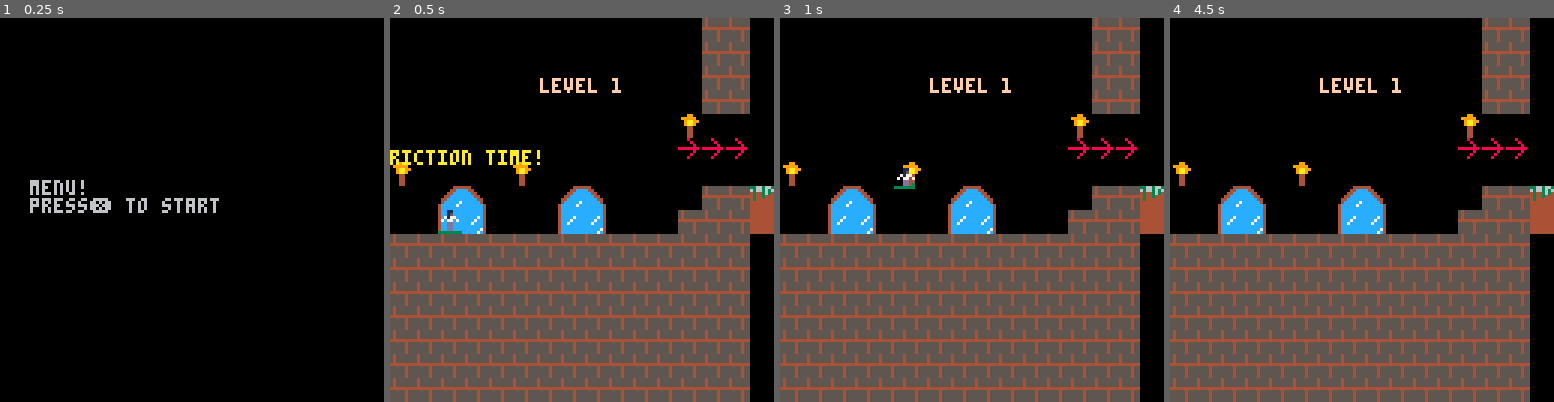
Above: before the commit, frames 1-4 (left to right).
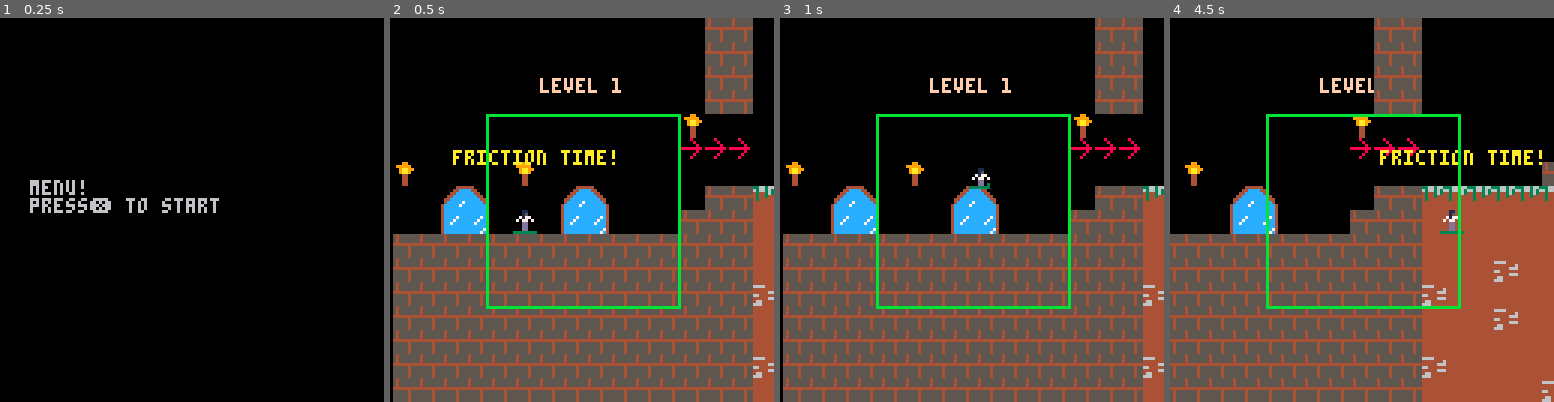
Above: after the commit, the same moments.

Repository: FrederikHR/GDB
Game: PICO-8 cartridge lift.p8
Same seed, same stepped clock (60 frames per second), same inputs: the game is played once before the commit and once after it.
Inputs:
- Up to frame 1 (0.25 s): no input
- Up to frame 2 (0.5 s): tap X (X key) at 0.33 s
- Up to frame 3 (1 s): tap O (Z key) at 0.7 s
- Up to frame 4 (4.5 s): tap X (X key) at 1.07, 1.85, 2.97, 4.08 s; hold Right 1.6-2.1 s; tap O (Z key) every 0.4 s from 1.7 to 4.1 s; hold Up 2.15-2.42 s; hold Right 2.47-3.03 s; hold Left 3.08-3.58 s; hold Down 3.63-3.97 s; hold Right from 4.02 s (still down)

Frame 1 is identical in both runs. In frame 2, 18% of the frame differs, in the area x 0-100%, y 0-100%; in frame 3, 17%; in frame 4, 35%.

Commit message:
scrolling attempt #1

Diff:
--- a/lift.p8
+++ b/lift.p8
@@ -55,6 +55,17 @@
 	_draw=game_draw
 	scene="game"
 	play_music(0)
+
+	-- camera offsets
+	cx, cy = 0, 0
+
+	mx, my = 0, 0
+
+	box = {}
+	box.x = 32
+	box.y = 32
+	box.w = box.y*3
+	box.h = box.x*3
 end
 
 function game_update()
@@ -65,9 +76,17 @@
 
 function game_draw()
 	cls()
-	map(0, 0, 0, 0)
-	print("level 1",50,20, 15) --game draw code
+
+	print("level 1",50,20, 15)
+	print("level 2",150,20, 15)
+
+	camera(cx,cy)
+	map(0, 0)
+	camera(0,0)
 	draw_player()
+	--camera(cx, cy)
+	rect(box.x, box.y,
+						box.w, box.h, 11)
 end
 
 --player functions
@@ -111,6 +130,11 @@
 
 function move_player()
 
+
+	-- camera
+	--change_room_camera(p.x, p.y)
+	scroll_camera(p.x, p.y)
+
 	--add gravity
 	p.dy+=gravity
 	p.dx*=friction
@@ -355,6 +379,52 @@
 
 function play_sound(sound)
 	sfx(sound)
+end
+-->8
+--camera
+function change_room_camera(px, py)
+
+	if px > 127 then cx = 128
+	else cx = 0
+	end
+
+end
+
+function scroll_camera(px, py)
+
+	--basic scrolling
+	--cx = px - 64
+	--cy = py - 64
+
+	--[[slighty less basic
+	scrolling
+	--]]
+	--[[
+	if px > 60 and px < 248-60 then
+		cx = px-64 end
+
+	if py < 60 then cy = py-64  end
+	--]]
+	if p.x < box.x then
+		p.x = box.x +3
+		cx -=1
+
+	elseif p.x > box.w-8 then
+		p.x = box.w-10
+
+		cx += 1
+
+	end
+
+	if p.y < box.y then
+		p.y = box.y
+	end
+
+	if p.y > box.h then
+		p.y = box.h
+	end
+
+
 end
 __gfx__
 00000000000110000001100000011000000110000001100000011000000000000000000000000000000000000000000000000000000000000000000000000000
@@ -406,26 +476,26 @@
 000000000000000000000000000000004ccccccccccccc7400000000000000000000000000000000000000000000000000000000000000000000000000000000
 000000000000000000000000000000004cccccccccccc7c400000000000000000000000000000000000000000000000000000000000000000000000000000000
 __gff__
-0000000000000000000000000000000000000000000000000000000000000000000000000000000000000000000000000000000000000000000000000000000003000000000000030000000000000000000000000000000000000000000000000000000000000000000000000000000000000000000000000000000000000000
+0000000000000000000000000000000000000000000000000000000000000000000000000000000000000000000000000000000000000000000000000000000003000000000003030303000000000000000000000000000000000000000000000000000000000000000000000000000000000000000000000000000000000000
 0000000000000000000000000000000000000000000000000000000000000000000000000000000000000000000000000000000000000000000000000000000000000000000000000000000000000000000000000000000000000000000000000000000000000000000000000000000000000000000000000000000000000000
 __map__
-5050505050505050505050505040400000000000000000000000000000000000000000000000000000000000000000000000000000000000000000000000000000000000000000000000000000000000000000000000000000000000000000000000000000000000000000000000000000000000000000000000000000000000
-5050505050505050505050505040400000000000000000000000000000000000000000000000000000000000000000000000000000000000000000000000000000000000000000000000000000000000000000000000000000000000000000000000000000000000000000000000000000000000000000000000000000000000
-5050505050505050505050505040400000000000000000000000000000000000000000000000000000000000000000000000000000000000000000000000000000000000000000000000000000000000000000000000000000000000000000000000000000000000000000000000000000000000000000000000000000000000
-5050505050505050505050505040400000000000000000000000000000000000000000000000000000000000000000000000000000000000000000000000000000000000000000000000000000000000000000000000000000000000000000000000000000000000000000000000000000000000000000000000000000000000
-5050505050505050505050504150500000000000000000000000000000000000000000000000000000000000000000000000000000000000000000000000000000000000000000000000000000000000000000000000000000000000000000000000000000000000000000000000000000000000000000000000000000000000
-5052505050505050505050504242425000000000000000000000000000000000000000000000000000000000000000000000000000000000000000000000000000000000000000000000000000000000000000000000000000000000000000000000000000000000000000000000000000000000000000000000000000000000
-4152505050415050505050500000005000000000000000000000000000000000000000000000000000000000000000000000000000000000000000000000000000000000000000000000000000000000000000000000000000000000000000000000000000000000000000000000000000000000000000000000000000000000
-5050444550505044455050500040404747474747474747470000000000000000000000000000000000000000000000000000000000000000000000000000000000000000000000000000000000000000000000000000000000000000000000000000000000000000000000000000000000000000000000000000000000000000
-5050545550505054555050504040404949494949494949490000000000000000000000000000000000000000000000000000000000000000000000000000000000000000000000000000000000000000000000000000000000000000000000000000000000000000000000000000000000000000000000000000000000000000
-4040404040404040404040404040400000000000000000000000000000000000000000000000000000000000000000000000000000000000000000000000000000000000000000000000000000000000000000000000000000000000000000000000000000000000000000000000000000000000000000000000000000000000
-4040404040404040404040404040400000000000000000000000000000000000000000000000000000000000000000000000000000000000000000000000000000000000000000000000000000000000000000000000000000000000000000000000000000000000000000000000000000000000000000000000000000000000
-4040404040404040404040404040400000000000000000000000000000000000000000000000000000000000000000000000000000000000000000000000000000000000000000000000000000000000000000000000000000000000000000000000000000000000000000000000000000000000000000000000000000000000
-4040404040404040404040404040400000000000000000000000000000000000000000000000000000000000000000000000000000000000000000000000000000000000000000000000000000000000000000000000000000000000000000000000000000000000000000000000000000000000000000000000000000000000
-4040404040404040404040404040400000000000000000000000000000000000000000000000000000000000000000000000000000000000000000000000000000000000000000000000000000000000000000000000000000000000000000000000000000000000000000000000000000000000000000000000000000000000
-4040404040404040404040404040400000000000000000000000000000000000000000000000000000000000000000000000000000000000000000000000000000000000000000000000000000000000000000000000000000000000000000000000000000000000000000000000000000000000000000000000000000000000
-4040404040404040404040404040400000000000000000000000000000000000000000000000000000000000000000000000000000000000000000000000000000000000000000000000000000000000000000000000000000000000000000000000000000000000000000000000000000000000000000000000000000000000
-4040404040404040404040404040400000000000000000000000000000000000000000000000000000000000000000000000000000000000000000000000000000000000000000000000000000000000000000000000000000000000000000000000000000000000000000000000000000000000000000000000000000000000
+5050505050505050505050505040400000000000000000000000000000000000400000000000000000000000000000000000000000000000000000000000000000000000000000000000000000000000000000000000000000000000000000000000000000000000000000000000000000000000000000000000000000000000
+5050505050505050505050505040400000000000000000000000000000000000400000000000000000000000000000000000000000000000000000000000000000000000000000000000000000000000000000000000000000000000000000000000000000000000000000000000000000000000000000000000000000000000
+5050505050505050505050505040400000000000000000000000000000000000400000000000000000000000000000000000000000000000000000000000000000000000000000000000000000000000000000000000000000000000000000000000000000000000000000000000000000000000000000000000000000000000
+5050505050505050505050505040400000000000000000000000000000000000400000000000000000000000000000000000000000000000000000000000000000000000000000000000000000000000000000000000000000000000000000000000000000000000000000000000000000000000000000000000000000000000
+5050505050505050505050504150500000000000000000004046000000000000000000000000000000000000000000000000000000000000000000000000000000000000000000000000000000000000000000000000000000000000000000000000000000000000000000000000000000000000000000000000000000000000
+5052505050505050505050504242425000000000004040400000004600000000000000000000000000000000000000000000000000000000000000000000000000000000000000000000000000000000000000000000000000000000000000000000000000000000000000000000000000000000000000000000000000000000
+4152505050415050505050500000005000000000400000000000460046000000000000000000000000000000000000000000000000000000000000000000000000000000000000000000000000000000000000000000000000000000000000000000000000000000000000000000000000000000000000000000000000000000
+5050444550505044455050500040404747474747474747474747474747474747474747474747470000000000000000000000000000000000000000000000000000000000000000000000000000000000000000000000000000000000000000000000000000000000000000000000000000000000000000000000000000000000
+5050545550505054555050504040404949494949494948494949494949494949000000000000000000000000000000000000000000000000000000000000000000000000000000000000000000000000000000000000000000000000000000000000000000000000000000000000000000000000000000000000000000000000
+4040404040404040404040404040404949494949494949494949494949484948000000000000000000000000000000000000000000000000000000000000000000000000000000000000000000000000000000000000000000000000000000000000000000000000000000000000000000000000000000000000000000000000
+4040404040404040404040404040404949494849494849494949494849494949000000000000000000000000000000000000000000000000000000000000000000000000000000000000000000000000000000000000000000000000000000000000000000000000000000000000000000000000000000000000000000000000
+4040404040404040404040404040404849494949494949494949494949484949000000000000000000000000000000000000000000000000000000000000000000000000000000000000000000000000000000000000000000000000000000000000000000000000000000000000000000000000000000000000000000000000
+4040404040404040404040404040404949494849494949494849494949494949000000000000000000000000000000000000000000000000000000000000000000000000000000000000000000000000000000000000000000000000000000000000000000000000000000000000000000000000000000000000000000000000
+4040404040404040404040404040404949494949494949494949494948494949000000000000000000000000000000000000000000000000000000000000000000000000000000000000000000000000000000000000000000000000000000000000000000000000000000000000000000000000000000000000000000000000
+4040404040404040404040404040404849494949494949494949494949494949000000000000000000000000000000000000000000000000000000000000000000000000000000000000000000000000000000000000000000000000000000000000000000000000000000000000000000000000000000000000000000000000
+4040404040404040404040404040404949494949484949494949494949494949000000000000000000000000000000000000000000000000000000000000000000000000000000000000000000000000000000000000000000000000000000000000000000000000000000000000000000000000000000000000000000000000
+4040404040404040404040404040404949494949494949484949494949494949000000000000000000000000000000000000000000000000000000000000000000000000000000000000000000000000000000000000000000000000000000000000000000000000000000000000000000000000000000000000000000000000
 0000000000000000000000000000000000000000000000000000000000000000000000000000000000000000000000000000000000000000000000000000000000000000000000000000000000000000000000000000000000000000000000000000000000000000000000000000000000000000000000000000000000000000
 0000000000000000000000000000000000000000000000000000000000000000000000000000000000000000000000000000000000000000000000000000000000000000000000000000000000000000000000000000000000000000000000000000000000000000000000000000000000000000000000000000000000000000
 0000000000000000000000000000000000000000000000000000000000000000000000000000000000000000000000000000000000000000000000000000000000000000000000000000000000000000000000000000000000000000000000000000000000000000000000000000000000000000000000000000000000000000
Not shown, changed: the sound effects (__sfx__) section of lift.p8
